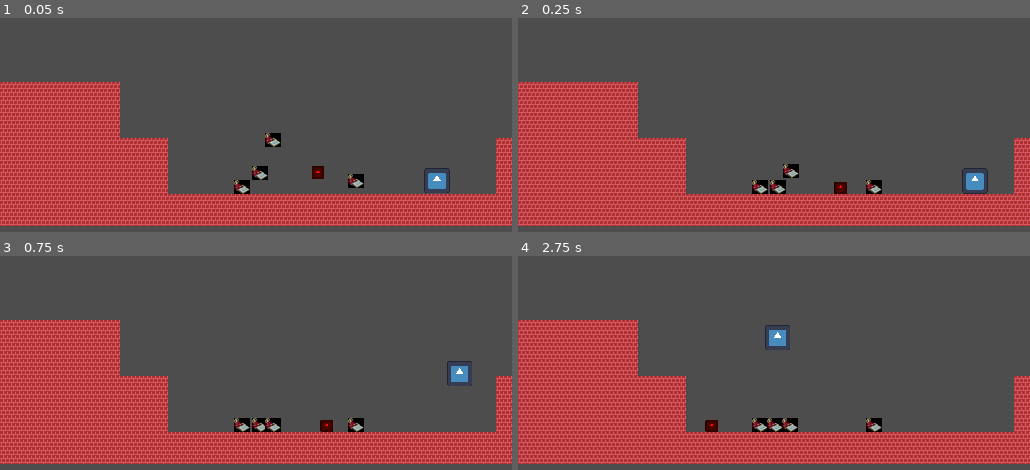
Above: before the commit, frames 1-4 (two rows, left to right).
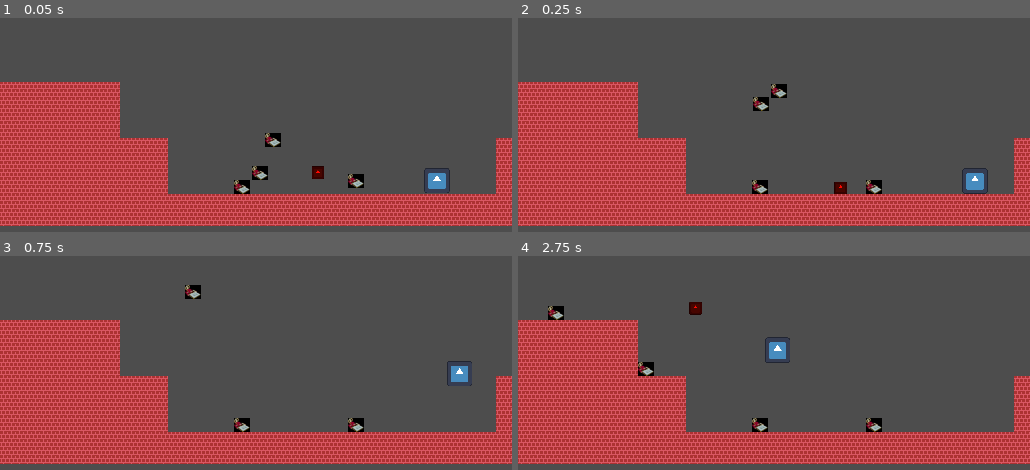
Above: after the commit, the same moments.

Repository: barndles/RolesReversedGMTK
Game: Godot game, scene res://testing_scene_that_wont_cause_merge_conflicts.tscn
Same seed, same stepped clock (60 frames per second), same inputs: the game is played once before the commit and once after it. This scene is started directly instead of the project's main scene. The engine's default icon, where the game draws it, is replaced by a stand-in: a white triangle on a blue panel in a dark square.
Inputs:
- Up to frame 1 (0.05 s): no input
- Up to frame 2 (0.25 s): no input
- Up to frame 3 (0.75 s): no input
- Up to frame 4 (2.75 s): no input

Frame 1 is identical in both runs. In frame 2, 0.8% of the frame differs, in the area x 45-55%, y 30-83%; in frame 3, 0.7%; in frame 4, 1.5%, in the area x 5-55%, y 21-83%.

Commit message:
Collision layers

Diff:
--- a/flipper.tscn
+++ b/flipper.tscn
@@ -19,6 +19,8 @@
 
 [node name="Area2D" type="Area2D" parent="."]
 position = Vector2(17, -1)
+collision_layer = 0
+collision_mask = 28
 
 [node name="CollisionShape2D" type="CollisionShape2D" parent="Area2D"]
 shape = SubResource("RectangleShape2D_unw6j")
--- a/player.tscn
+++ b/player.tscn
@@ -7,6 +7,8 @@
 size = Vector2(130, 130)
 
 [node name="CharacterBody2D" type="CharacterBody2D"]
+collision_layer = 8
+collision_mask = 19
 script = ExtResource("1_ub40n")
 
 [node name="CollisionShape2D" type="CollisionShape2D" parent="."]
--- a/project.godot
+++ b/project.godot
@@ -31,6 +31,8 @@
 2d_physics/layer_1="Ground"
 2d_physics/layer_2="Platform"
 2d_physics/layer_3="Intangible Enemy"
+2d_physics/layer_4="Player"
+2d_physics/layer_5="Enemy"
 
 [rendering]
 
--- a/simpleEnemy.tscn
+++ b/simpleEnemy.tscn
@@ -7,7 +7,8 @@
 size = Vector2(12, 12)
 
 [node name="Simple Enemy" type="CharacterBody2D"]
-collision_mask = 7
+collision_layer = 16
+collision_mask = 11
 script = ExtResource("1_hswdq")
 
 [node name="CollisionShape2D" type="CollisionShape2D" parent="."]
--- a/testLevel.tscn
+++ b/testLevel.tscn
@@ -21,4 +21,5 @@
 position = Vector2(232, 113)
 
 [node name="flipper" parent="." instance=ExtResource("4_bhsak")]
-position = Vector2(179, 55)
+position = Vector2(205, 55)
+scale = Vector2(-1, 1)
Not shown: 1 places in testLevel.tscn that only renumber resources
